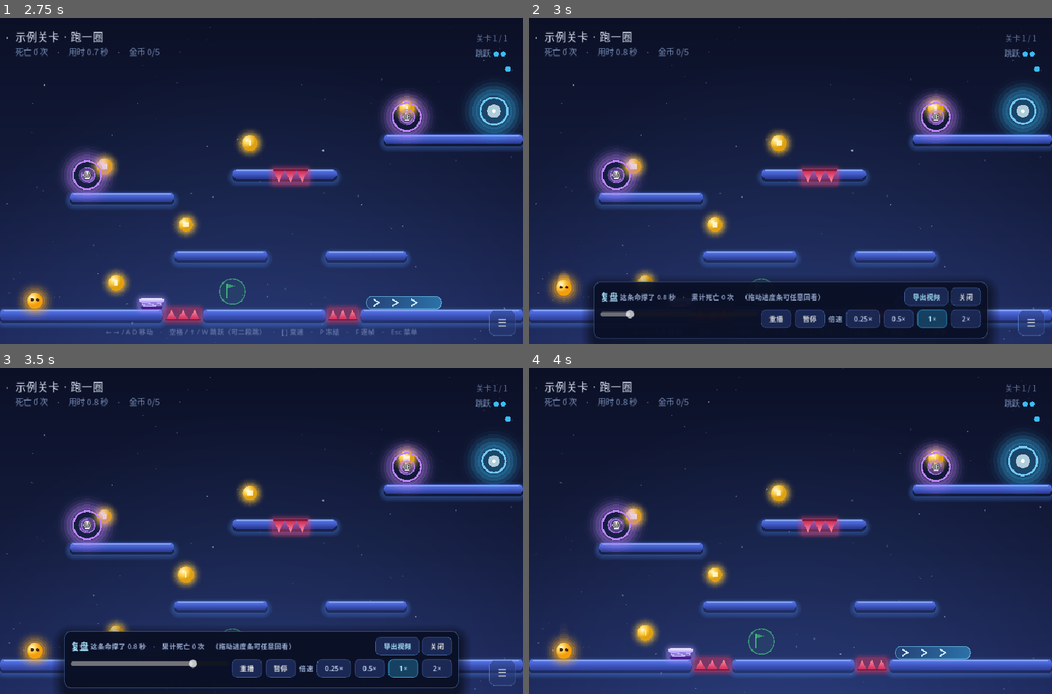
Above: before the commit, frames 1-4 (two rows, left to right).
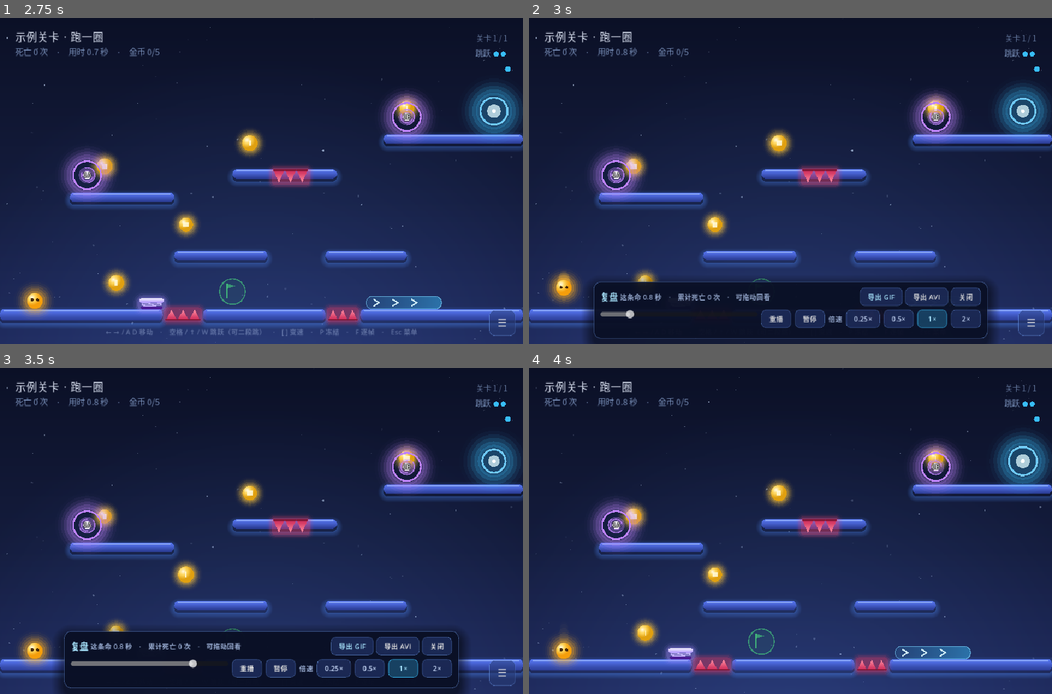
Above: after the commit, the same moments.

Repository: swyuhyqiuhnsi737y7bt328ngegehd/Ball-Jump
Game: Godot game, scene res://scenes/main.tscn
Same seed, same stepped clock (60 frames per second), same inputs: the game is played once before the commit and once after it.
Inputs (mouse positions are in pixels of both pictures, inside the frame that each line leads up to):
- Up to frame 1 (2.75 s): click "▶ 开始" at 0.5 s; click "☰" at 1.25 s; click "▶ 开始" at 2 s
- Up to frame 2 (3 s): tap Enter at 2.75 s; move the mouse to (905, 164) at 2.77 s; hold Right from 2.78 s (still down); tap R at 2.85 s; click (905, 164) at 2.92 s
- Up to frame 3 (3.5 s): keep holding Right; tap Space at 3.02 s
- Up to frame 4 (4 s): release Right at 3.5 s; click (926, 645) at 3.5 s, where only the run before the commit has a clickable "导出视频"

Frame 1 is identical in both runs. In frame 2, 1.1% of the frame differs, in the area x 21-79%, y 82-89%; in frame 3, 1.0%; in frame 4, nothing differs.

Commit message:
Export the replay as a GIF (plays everywhere) and stop the export hitch
- scripts/gif_writer.gd: hand-rolled GIF89a + LZW, 3-2-3 palette tuned for this game plus 4x4 Bayer dithering

- replay panel now offers GIF (450x280@12fps) and AVI (900x560@30fps)

- fix: the MJPEG AVI was never playable in Windows because Windows ships no MJPEG decoder (verified via WPF MediaPlayer -> HasVideo=False); GIF needs no decoder at all

- fix: the export opened Explorer at the end, which stole focus and caused the visible hitch

- tests/gif_test.gd: 9 container checks

Diff:
--- /dev/null
+++ b/godot/scripts/gif_writer.gd
@@ -0,0 +1,211 @@
+class_name GifWriter
+extends RefCounted
+
+## 极简 GIF89a 写入器（自己写 LZW）
+##
+## 为什么不用 AVI：MJPEG 的 AVI 本身是合法的（Godot 自己的 Movie Maker 也写这个），
+## 但 Windows 自带播放器没有 MJPEG 解码器，双击就是打不开。
+## GIF 不需要任何解码器 —— 浏览器、微信、QQ、Windows 照片、手机相册全都能放，还能循环。
+
+# 这个游戏画面偏蓝（深蓝渐变背景 + 蓝色平台），所以蓝给 3 位、绿给 2 位，
+# 比均匀的 3-3-2 明显少一圈色带
+const PAL_R := 8       # 3 位红
+const PAL_G := 4       # 2 位绿
+const PAL_B := 8       # 3 位蓝  → 8*4*8 = 256 色
+
+# 4x4 有序抖动，便宜且能把渐变磨平
+const BAYER4 := [0, 8, 2, 10, 12, 4, 14, 6, 3, 11, 1, 9, 15, 7, 13, 5]
+
+var width := 450
+var height := 280
+var delay_cs := 8      # 帧间隔，单位 1/100 秒
+var error := ""
+
+var _f: FileAccess
+var _palette := PackedByteArray()
+var _frames_written := 0
+
+func _init(w: int, h: int, fps: int) -> void:
+	width = w
+	height = h
+	delay_cs = maxi(2, int(round(100.0 / float(maxi(1, fps)))))
+	# 顺序必须和 _quantize 的位打包一致：index = r*32 + g*8 + b
+	for r in PAL_R:
+		for g in PAL_G:
+			for b in PAL_B:
+				_palette.append(int(round(float(r) * 255.0 / float(PAL_R - 1))))
+				_palette.append(int(round(float(g) * 255.0 / float(PAL_G - 1))))
+				_palette.append(int(round(float(b) * 255.0 / float(PAL_B - 1))))
+
+func open(path: String) -> bool:
+	_f = FileAccess.open(path, FileAccess.WRITE)
+	if _f == null:
+		error = "打不开文件：%s" % path
+		return false
+	_ascii("GIF89a")
+	_u16(width)
+	_u16(height)
+	_f.store_8(0xF7)          # 有全局色表 / 8 位色深 / 256 项
+	_f.store_8(0)             # 背景色索引
+	_f.store_8(0)             # 像素宽高比
+	_f.store_buffer(_palette)
+	# NETSCAPE2.0 —— 无限循环
+	_f.store_8(0x21)
+	_f.store_8(0xFF)
+	_f.store_8(0x0B)
+	_ascii("NETSCAPE2.0")
+	_f.store_8(0x03)
+	_f.store_8(0x01)
+	_u16(0)
+	_f.store_8(0x00)
+	return true
+
+func add_image(img: Image) -> void:
+	if _f == null:
+		return
+	var im := img
+	if im.get_width() != width or im.get_height() != height:
+		im = im.duplicate()
+		im.resize(width, height, Image.INTERPOLATE_BILINEAR)
+	if im.get_format() != Image.FORMAT_RGB8:
+		im.convert(Image.FORMAT_RGB8)
+	var indices := _quantize(im)
+
+	# 图形控制扩展：disposal=1（保留上一帧），带延时
+	_f.store_8(0x21)
+	_f.store_8(0xF9)
+	_f.store_8(0x04)
+	_f.store_8(0x04)
+	_u16(delay_cs)
+	_f.store_8(0)
+	_f.store_8(0)
+	# 图像描述符
+	_f.store_8(0x2C)
+	_u16(0)
+	_u16(0)
+	_u16(width)
+	_u16(height)
+	_f.store_8(0)
+	_lzw(indices, 8)
+	_f.store_8(0x00)          # 数据块结束
+	_frames_written += 1
+
+func frame_count() -> int:
+	return _frames_written
+
+func finish() -> bool:
+	if _f == null:
+		return false
+	_f.store_8(0x3B)          # trailer
+	_f.close()
+	_f = null
+	return true
+
+# ---------------------------------------------------------------- 内部
+
+## 直接位打包 + 4x4 有序抖动：O(1) 一个像素，不用找最近色（GDScript 里快得多）
+func _quantize(img: Image) -> PackedByteArray:
+	var data := img.get_data()
+	var out := PackedByteArray()
+	out.resize(width * height)
+	for y in height:
+		var row := y * width
+		for x in width:
+			var i := row + x
+			var b: int = (int(BAYER4[(y & 3) * 4 + (x & 3)]) - 8) * 3   # ±24 的扰动
+			var r := clampi(int(data[i * 3]) + b, 0, 255)
+			var g := clampi(int(data[i * 3 + 1]) + b, 0, 255)
+			var bl := clampi(int(data[i * 3 + 2]) + b, 0, 255)
+			out[i] = ((r >> 5) << 5) | ((g >> 6) << 3) | (bl >> 5)
+	return out
+
+func _lzw(indices: PackedByteArray, min_code: int) -> void:
+	# ★ LZW 最小码长必须先单独写一个字节，漏了它解码器会把子块长度当成码长
+	_f.store_8(min_code)
+	var clear := 1 << min_code
+	var eoi := clear + 1
+	var next_code := eoi + 1
+	var code_size := min_code + 1
+	var dict := {}
+	var block := PackedByteArray()
+	var bitbuf := 0
+	var bitcnt := 0
+
+	# 初始 clear
+	bitbuf |= clear << bitcnt
+	bitcnt += code_size
+	while bitcnt >= 8:
+		block.append(bitbuf & 0xFF)
+		bitbuf >>= 8
+		bitcnt -= 8
+
+	var cur := -1
+	for i in indices.size():
+		var c := int(indices[i])
+		if cur < 0:
+			cur = c
+			continue
+		var key := (cur << 8) | c
+		if dict.has(key):
+			cur = dict[key]
+			continue
+		# 输出 cur
+		bitbuf |= cur << bitcnt
+		bitcnt += code_size
+		while bitcnt >= 8:
+			block.append(bitbuf & 0xFF)
+			bitbuf >>= 8
+			bitcnt -= 8
+		dict[key] = next_code
+		next_code += 1
+		if code_size < 12:
+			# ★ 阈值要 +1：解码器的字典永远比编码器慢一格（它得等下一个码才知道
+			#   上一个码的尾巴），所以码长必须晚一格增长，否则 511→512 那一下就错位，
+			#   存的 GIF 会变成「broken data stream」
+			if next_code >= (1 << code_size) + 1:
+				code_size += 1
+		elif next_code > 4095:
+			# 12 位（4095）塞满了：发 clear 重来
+			bitbuf |= clear << bitcnt
+			bitcnt += code_size
+			while bitcnt >= 8:
+				block.append(bitbuf & 0xFF)
+				bitbuf >>= 8
+				bitcnt -= 8
+			dict.clear()
+			next_code = eoi + 1
+			code_size = min_code + 1
+		cur = c
+
+	# 收尾：最后一个前缀 + EOI
+	if cur >= 0:
+		bitbuf |= cur << bitcnt
+		bitcnt += code_size
+		while bitcnt >= 8:
+			block.append(bitbuf & 0xFF)
+			bitbuf >>= 8
+			bitcnt -= 8
+	bitbuf |= eoi << bitcnt
+	bitcnt += code_size
+	while bitcnt >= 8:
+		block.append(bitbuf & 0xFF)
+		bitbuf >>= 8
+		bitcnt -= 8
+	if bitcnt > 0:
+		block.append(bitbuf & 0xFF)
+
+	# 按 <=255 字节切成子块
+	var pos := 0
+	while pos < block.size():
+		var n := mini(255, block.size() - pos)
+		_f.store_8(n)
+		_f.store_buffer(block.slice(pos, pos + n))
+		pos += n
+
+func _u16(v: int) -> void:
+	_f.store_8(v & 0xFF)
+	_f.store_8((v >> 8) & 0xFF)
+
+func _ascii(s: String) -> void:
+	for i in s.length():
+		_f.store_8(s.unicode_at(i))
--- a/godot/scripts/main.gd
+++ b/godot/scripts/main.gd
@@ -57,8 +57,12 @@
 var replay_speed := 1.0
 var replay_return_overlay := false   # 看完回通关浮层而不是继续玩
 var export_btn: Button
+var export_gif_btn: Button
 var video_exporting := false
 const VIDEO_FPS := 30
+const GIF_W := 450       # GIF 体积考虑，导出时缩到这个尺寸
+const GIF_H := 280
+const GIF_FPS := 12
 
 var menu_scrim: ColorRect
 var _bb_menu: BackBufferCopy
@@ -356,8 +360,10 @@
 	replay_info.add_theme_color_override("font_color", UITheme.C_TEXT_DIM)
 	replay_info.size_flags_horizontal = Control.SIZE_EXPAND_FILL
 	rhead.add_child(replay_info)
-	export_btn = _mk_mini("导出视频", func(): export_replay_video())
-	export_btn.add_theme_color_override("font_color", UITheme.C_ACCENT_SOFT)
+	export_gif_btn = _mk_mini("导出 GIF", func(): export_replay(true))
+	export_gif_btn.add_theme_color_override("font_color", UITheme.C_ACCENT_SOFT)
+	rhead.add_child(export_gif_btn)
+	export_btn = _mk_mini("导出 AVI", func(): export_replay(false))
 	rhead.add_child(export_btn)
 	rhead.add_child(_mk_mini("关闭", func(): close_replay()))
 	var rrow := HBoxContainer.new()
@@ -638,7 +644,7 @@
 	replay_slider.min_value = 0.0
 	replay_slider.max_value = maxf(0.01, dur)
 	replay_slider.set_value_no_signal(0.0)
-	replay_info.text = "这条命撑了 %.1f 秒　·　累计死亡 %d 次　（拖动进度条可任意回看）" % [dur, deaths]
+	replay_info.text = "这条命 %.1f 秒　·　累计死亡 %d 次　·　可拖动回看" % [dur, deaths]
 	for s in replay_speed_btns:
 		UITheme.apply_toggle(replay_speed_btns[s], is_equal_approx(s, replay_speed))
 	replay_panel.visible = true
@@ -679,8 +685,10 @@
 			return d
 	return ProjectSettings.globalize_path("user://")
 
-## 把当前复盘逐帧渲染出来，编成一个 MJPEG 的 .avi
-func export_replay_video() -> void:
+## 把当前复盘逐帧渲染出来。
+## to_gif=true → GIF（不需要任何解码器，浏览器/微信/相册都能放，推荐）
+## to_gif=false → MJPEG 的 AVI（体积小画质好，但 Windows 自带播放器没有 MJPEG 解码器）
+func export_replay(to_gif := true) -> void:
 	if video_exporting:
 		return
 	var dur: float = world.rec_duration()
@@ -690,12 +698,26 @@
 	video_exporting = true
 	replay_playing = false
 	export_btn.disabled = true
-	var total := maxi(1, int(round(dur * float(VIDEO_FPS))))
+	export_gif_btn.disabled = true
+	var out_fps := GIF_FPS if to_gif else VIDEO_FPS
+	var total := maxi(1, int(round(dur * float(out_fps))))
 	var out_dir := _video_dir()
 	var stamp := Time.get_datetime_string_from_system(false, true)
 	stamp = stamp.replace("-", "").replace(":", "").replace("T", "-").replace(" ", "-")
-	var path := out_dir.path_join("BallJump-replay-%s.avi" % stamp)
-	var avi := AviWriter.new(900, 560, VIDEO_FPS, 0.85)
+	var ext := "gif" if to_gif else "avi"
+	var path := out_dir.path_join("BallJump-replay-%s.%s" % [stamp, ext])
+	var avi: AviWriter = null
+	var gif: GifWriter = null
+	if to_gif:
+		gif = GifWriter.new(GIF_W, GIF_H, GIF_FPS)
+		if not gif.open(path):
+			video_exporting = false
+			export_btn.disabled = false
+			export_gif_btn.disabled = false
+			show_toast("导出失败：%s" % gif.error)
+			return
+	else:
+		avi = AviWriter.new(900, 560, VIDEO_FPS, 0.85)
 
 	# 录制时把界面全藏起来，视频里只有游戏画面（HUD 还在，因为它是画在世界里的）
 	replay_panel.visible = false
@@ -712,8 +734,8 @@
 
 	var got := 0
 	for i in total:
-		world.replay_apply(float(i) / float(VIDEO_FPS))
-		world.update_effects(1.0 / float(VIDEO_FPS))
+		world.replay_apply(float(i) / float(out_fps))
+		world.update_effects(1.0 / float(out_fps))
 		world.queue_redraw()
 		# 等两帧：第一帧把 queue_redraw 画出来，第二帧保证抓到的就是它。
 		# （不用 RenderingServer.frame_post_draw —— 无头模式它永远不触发，会把游戏卡死）
@@ -738,14 +760,23 @@
 		img.convert(Image.FORMAT_RGB8)
 		if img.get_width() != 900 or img.get_height() != 560:
 			img.resize(900, 560, Image.INTERPOLATE_LANCZOS)
-		avi.add_image(img)
+		if to_gif:
+			gif.add_image(img)
+		else:
+			avi.add_image(img)
 		got += 1
-		export_btn.text = "导出中 %d%%" % int(float(i + 1) * 100.0 / float(total))
+		var pct := int(float(i + 1) * 100.0 / float(total))
+		if to_gif:
+			export_gif_btn.text = "GIF %d%%" % pct
+		else:
+			export_btn.text = "AVI %d%%" % pct
 		if (i + 1) % 2 == 0:
 			await get_tree().process_frame
 
-	export_btn.text = "导出视频"
+	export_btn.text = "导出 AVI"
+	export_gif_btn.text = "导出 GIF"
 	export_btn.disabled = false
+	export_gif_btn.disabled = false
 	overlay.visible = overlay_was
 	_bb_overlay.visible = overlay_was
 	menu_btn.visible = true
@@ -753,12 +784,24 @@
 	replay_playing = false
 	world.replay_apply(replay_t)
 	video_exporting = false
-	if got == 0 or not avi.save_to(path):
-		show_toast("导出失败：%s" % ("画面抓不到" if got == 0 else avi.error))
+	var ok_write := false
+	var werr := ""
+	if got == 0:
+		werr = "画面抓不到"
+	elif to_gif:
+		ok_write = gif.finish()
+		werr = gif.error
+	else:
+		ok_write = avi.save_to(path)
+		werr = avi.error
+	if not ok_write:
+		if to_gif:
+			gif.finish()
+		show_toast("导出失败：%s" % werr)
 		return
 	var mb := float(FileAccess.get_file_as_bytes(path).size()) / 1048576.0
-	show_toast("已导出 %.1f 秒 / %d 帧 → %s（%.1f MB）" % [float(got) / float(VIDEO_FPS), got, path, mb])
-	OS.shell_open(out_dir)
+	# 不再自动弹资源管理器 —— 抢焦点那一下就是「卡一下」的来源
+	show_toast("已导出 %s（%.1f 秒 / %d 帧 / %.1f MB）→ %s" % [ext.to_upper(), float(got) / float(out_fps), got, mb, out_dir])
 
 func _replay_restart() -> void:
 	replay_t = 0.0
--- /dev/null
+++ b/godot/tests/gif_test.gd
@@ -0,0 +1,43 @@
+extends SceneTree
+
+var fails := 0
+
+func _initialize() -> void:
+	print("=== GIF 写入器自检 ===")
+	var w := GifWriter.new(200, 120, 12)
+	var path := "user://gif_selftest.gif"
+	check("打开文件", w.open(path), true)
+	for i in 10:
+		var img := Image.create_empty(200, 120, false, Image.FORMAT_RGB8)
+		img.fill(Color(0.06, 0.09, 0.18))
+		for y in 120:
+			for x in 200:
+				if x >= i * 18 and x < i * 18 + 24 and y >= 40 and y < 80:
+					img.set_pixel(x, y, Color(1, 0.84, 0.37))
+		w.add_image(img)
+	check("写入 10 帧", w.frame_count(), 10)
+	check("收尾", w.finish(), true)
+	var f := FileAccess.open(path, FileAccess.READ)
+	var data := f.get_buffer(f.get_length())
+	f.close()
+	print("  文件大小 %.1f KB" % (data.size() / 1024.0))
+	check("文件头 GIF89a", data.slice(0, 6).get_string_from_ascii(), "GIF89a")
+	check("宽 200", data.decode_u16(6), 200)
+	check("高 120", data.decode_u16(8), 120)
+	check("最后一字节是 trailer", data[data.size() - 1], 0x3B)
+	var blocks := 0
+	for i in data.size():
+		if data[i] == 0x21 and data[i + 1] == 0xF9:
+			blocks += 1
+	check("有 10 个图形控制块", blocks, 10)
+	print("")
+	print("失败 %d 项 ❌" % fails if fails > 0 else "GIF 写入器自检全部通过 ✅")
+	quit()
+
+func check(name: String, got, want) -> void:
+	var ok := str(got) == str(want)
+	if ok:
+		print("  ✅ %-24s %s" % [name, str(got)])
+	else:
+		fails += 1
+		print("  ❌ %-24s 得到 %s，期望 %s" % [name, str(got), str(want)])
Not shown, added: godot/docs/preview-replay.png.import
Not shown, changed: godot/export_presets.cfg
Not shown, added: godot/scripts/gif_writer.gd.uid
Not shown, added: godot/tests/avi_test.gd.uid
Not shown, changed: README.md
Not shown, changed: godot/README.md
